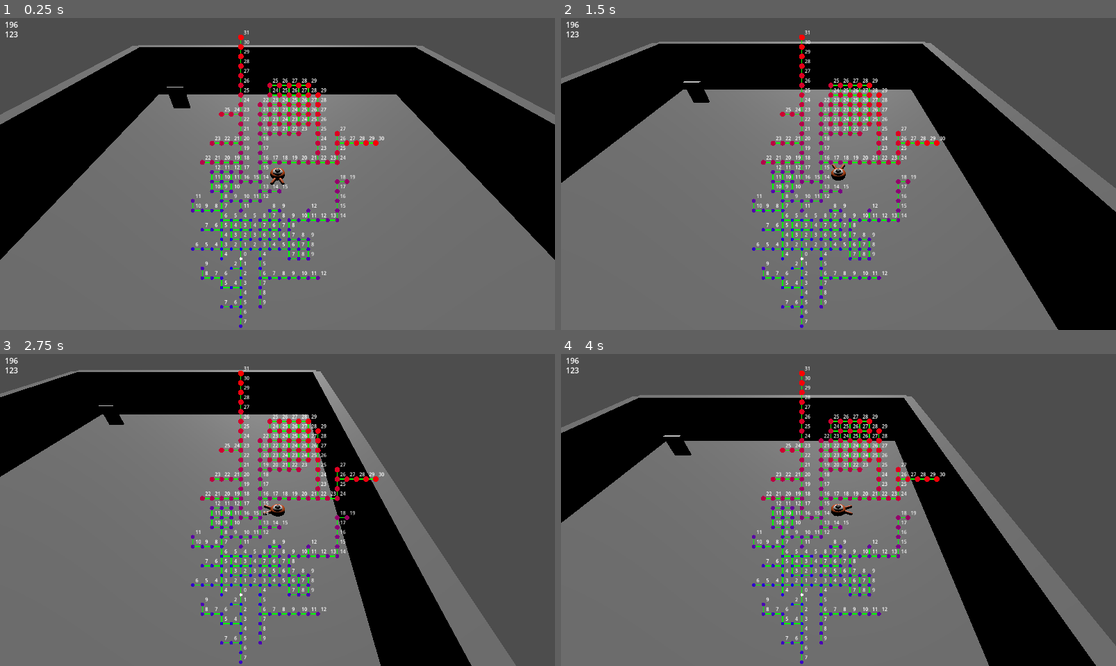
Above: before the commit, frames 1-4 (two rows, left to right).
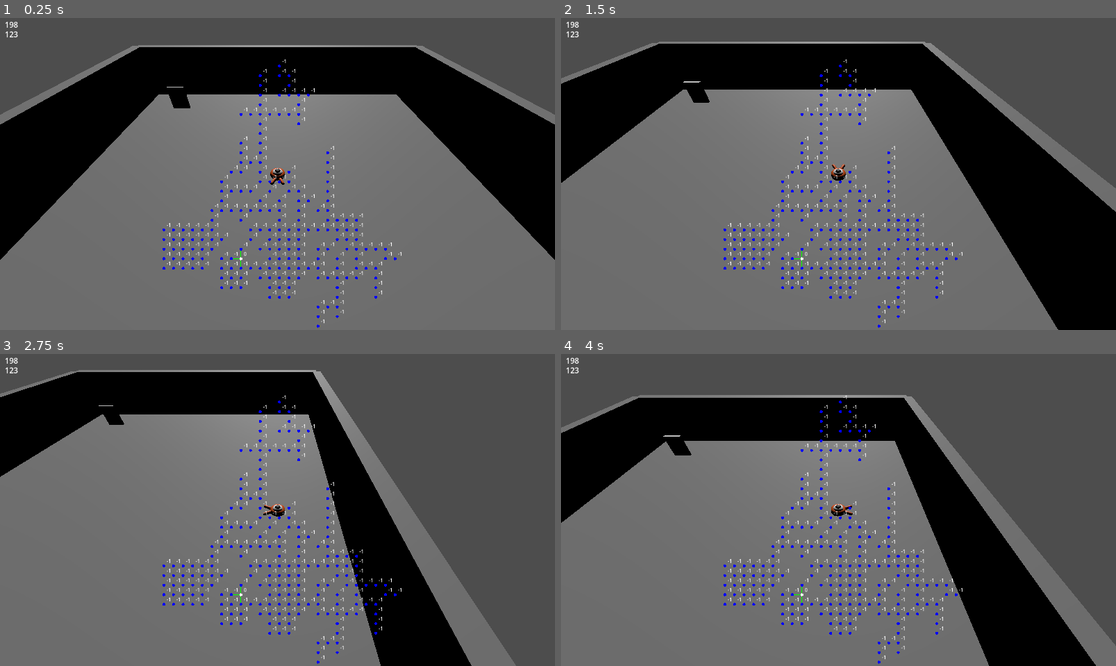
Above: after the commit, the same moments.

Repository: LeFodeurCou/Godot-Lab
Game: Godot game, scene res://World/Static/World000001.tscn
Two runs of this game, one before a commit and one after it. Both use one fixed random seed, a clock stepped at 60 frames per second and the inputs below. This scene is started directly instead of the project's main scene.
Inputs:
- Up to frame 1 (0.25 s): no input
- Up to frame 2 (1.5 s): tap Enter at 0.5 s; hold D (move_right) 0.53-1.28 s; tap Space (jump) at 0.77 s; hold S (move_back) from 1.28 s (still down)
- Up to frame 3 (2.75 s): tap Space (jump) at 1.52 s; release S (move_back) at 2.03 s; hold D (move_right) from 2.03 s (still down)
- Up to frame 4 (4 s): release D (move_right) at 2.78 s; hold W (move_forward) 2.78-3.53 s; tap Space (jump) at 3.02, 3.77 s; hold A (move_left) from 3.53 s (still down)

The runs differ from the first frame. In frame 1, 4.6% of the frame differs, in the area x 2-73%, y 1-100%; in frame 2, 4.6%; in frame 3, 4.6%; in frame 4, 4.6%.
Error after the commit: Invalid access to property or key 'sockets' on a base object of type 'Nil'. (res://Behaviour/ProceduralGeneration/ProceduralGenerator.gd:187)

Commit message:
Mainly all optimizations done, stay the room expansion during the main generation loop :)

Diff:
--- a/Behaviour/ProceduralGeneration/Model/Cell.gd
+++ b/Behaviour/ProceduralGeneration/Model/Cell.gd
@@ -2,19 +2,19 @@
 
 class_name Cell
 
-var position: Vector2i
-var sockets:= {}
+var x: int
+var y: int
+var sockets = [null, null, null, null]
 # TODO add a strong typing variable to define if it's room, corridor, big room etc.
-var direction: Vector2i = Vector2i.ZERO
+var direction: int = -1
 var heat: int = -1
 
-func _init(pos: Vector2i):
-	position = pos
-	for dir in Directions.Cardinal:
-		sockets[dir] = null
+func _init(px: int, py: int):
+	x = px
+	y = py
 
-func connectToCell(cell: Cell, dir: Vector2i) -> void:
+func connectToCell(cell: Cell, dir: int) -> void:
 	assert(cell != self)
 
 	sockets[dir] = cell
-	cell.sockets[Directions.Opposite[dir]] = self
+	cell.sockets[Directions.OPP[dir]] = self
--- a/Behaviour/ProceduralGeneration/Model/ProceduralGeneratorConfig.gd
+++ b/Behaviour/ProceduralGeneration/Model/ProceduralGeneratorConfig.gd
@@ -10,6 +10,7 @@
 var isStrictMaze = true
 var frontierDecay = 0.1
 var directionMomentum = 0.7
+var corridorCoefficient = 0.6
 
 # Second phase variables
 
--- a/Behaviour/ProceduralGeneration/ProceduralGenerator.gd
+++ b/Behaviour/ProceduralGeneration/ProceduralGenerator.gd
@@ -5,28 +5,38 @@
 var deadEndPruneCoefficient = 0.05 # TODO Need to make a pruneDeadEnd engine if a cell neighbors = 1
 
 var grid: Array
+var gridWidth : int
 var cells: Array = []
 var frontier: Array = []
 var config: ProceduralGeneratorConfig
 var rng: RandomGenerator
+#var roomCounts = {}
 
 func _init(inputConfig: ProceduralGeneratorConfig):
 	config = inputConfig
 	rng = config.seedHandler.dungeonRng.call(config.id)
 
 func create() -> Array:
-	grid = createGrid(config.cellNumber)
-	var startCell = Cell.new(Vector2i(config.cellNumber, config.cellNumber))
+	cells.clear()
+	frontier.clear()
+	#roomCounts.clear()
 
+	#for size in config.roomCoefficient.keys():
+		#roomCounts[size] = 0
+
+	gridWidth = config.cellNumber * 2 + 1
+	grid = createGrid()
+	var startCell = Cell.new(config.cellNumber, config.cellNumber)
+
+
+	grid[config.cellNumber + config.cellNumber * gridWidth] = cells.size()
 	cells.append(startCell)
 	frontier.append(startCell)
-	grid[config.cellNumber][config.cellNumber] = startCell
 
 	var base
-	var corridorCoefficient = 0.6
 
 	while cells.size() < config.cellNumber:
-		if rng.randf() < corridorCoefficient:
+		if rng.randf() < config.corridorCoefficient:
 			base = frontier.back()
 		else:
 			base = rng.pickRandom(frontier)
@@ -37,75 +47,82 @@
 	recomputeHeat(startCell)
 	return cells;
 
-func createGrid(size: int) -> Array:
+func createGrid() -> Array:
 	grid = []
-
-	for x in range(size * 2 + 1):
-		grid.append([])
-		for y in range(size * 2 + 1):
-			grid[x].append(null)
-
+	grid.resize(gridWidth * gridWidth)
 	return grid
 
 func placeNeighborCell(currentCell: Cell) -> void:
-	var directions = Directions.Cardinal.duplicate()
-	rng.shuffle(directions)
-	if currentCell.direction != Vector2i.ZERO && rng.randf() < config.directionMomentum:
-		directions.erase(currentCell.direction)
-		directions.push_front(currentCell.direction)
-	for dir in directions:
-		var newPos = currentCell.position + dir
-		if grid[newPos.x][newPos.y] == null and (not config.isStrictMaze or countNeighbors(newPos) <=1):
+	var shuffledDirections = rng.shuffle([
+		Directions.DIR_UP,
+		Directions.DIR_RIGHT,
+		Directions.DIR_DOWN,
+		Directions.DIR_LEFT
+	])
+	if currentCell.direction != -1 && rng.randf() < config.directionMomentum:
+		shuffledDirections.erase(currentCell.direction)
+		shuffledDirections.push_front(currentCell.direction)
+	for dir in shuffledDirections:
+		var px = currentCell.x + Directions.DIR_X[dir]
+		var py = currentCell.y + Directions.DIR_Y[dir]
+		var gridI = px + py * gridWidth
+		if grid[gridI] == null and (not config.isStrictMaze or countNeighbors(px, py) <=1):
 			frontierDecayRandomizer()
-			var newCell = Cell.new(newPos)
+			var newCell = Cell.new(px, py)
 			newCell.direction = dir
+			grid[gridI] = cells.size()
 			cells.append(newCell)
 			frontier.append(newCell)
-			grid[newPos.x][newPos.y] = newCell
 			currentCell.connectToCell(newCell, dir)
 			return
 	frontier.erase(currentCell)
 
-func countNeighbors(pos: Vector2i) -> int:
-
+func countNeighbors(x: int, y: int) -> int:
 	var count = 0
-	for d in Directions.Cardinal:
-		var p = pos + d
-		if grid[p.x][p.y] != null:
+	for dir in 4:
+		var px = x + Directions.DIR_X[dir]
+		var py = y + Directions.DIR_Y[dir]
+		if grid[px + py * gridWidth] != null:
 			count += 1
 	return count
 
 func frontierDecayRandomizer() -> void:
-	if frontier.size() > 1 and rng.randf() < config.frontierDecay:
-		frontier.erase(rng.pickRandom(frontier))
+	var frontierSize = frontier.size()
+	if frontierSize > 1 and rng.randf() < config.frontierDecay:
+		var i = rng.randi(0, frontierSize - 1)
+		var last = frontierSize - 1
+		frontier[i] = frontier[last]
+		frontier.pop_back()
 
 func socketRandomConnecter() -> void:
 	if 0 >= config.loopChance:
 		return;
 	for i in range(cells.size()):
 		var cell = cells[i]
-		for dir in Directions.Cardinal:
+		for dir in 4:
 			# Avoid double check
-			if !config.canLoopDoubleCheck and (dir == Vector2i.LEFT or dir == Vector2i.UP):
+			if !config.canLoopDoubleCheck and (dir == Directions.DIR_LEFT or dir == Directions.DIR_RIGHT):
 				continue
 			if cell.sockets[dir]:
 				continue
 			if rng.randf() >= config.loopChance:
 				continue
-			var p = cell.position + dir
-			var neighbor = grid[p.x][p.y]
-			if null != neighbor:
-				cell.connectToCell(neighbor, dir)
+			var px = cell.x + Directions.DIR_X[dir]
+			var py = cell.y + Directions.DIR_Y[dir]
+			var neighborIndex = grid[px + py * gridWidth]
+			if null != neighborIndex:
+				cell.connectToCell(cells[neighborIndex], dir)
 
 func canPlaceRoom(center: Cell, size: int) -> bool:
 	var half = int(size / 2.0)
 	var neighborCount = 0
 	for x in range(-half, half + 1):
 		for y in range(-half, half + 1):
-			var p = center.position + Vector2i(x, y)
-			if 0 > p.x or p.x >= grid.size() or 0 > p.y or p.y >= grid.size():
+			var px = center.x + x
+			var py = center.y + y
+			if 0 > px or px >= gridWidth or 0 > py or py >= gridWidth:
 				return false
-			if grid[p.x][p.y] != null:
+			if grid[px + py * gridWidth] != null:
 				neighborCount += 1
 				if size < neighborCount:
 					return false
@@ -115,25 +132,27 @@
 	var half = int(size / 2.0)
 	for x in range(-half, half + 1):
 		for y in range(-half, half + 1):
-			var nx = center.position.x + x
-			var ny = center.position.y + y
+			var nx = center.x + x
+			var ny = center.y + y
 			var cell
-			if (grid[nx][ny]):
-				cell = grid[nx][ny]
+			var gridI = nx + ny * gridWidth
+			if (grid[gridI]):
+				cell = cells[grid[gridI]]
 			else:
-				cell = Cell.new(Vector2i(nx, ny))
+				cell = Cell.new(nx, ny)
+				grid[gridI] = cells.size()
 				cells.append(cell)
-				grid[nx][ny] = cell
-			for dir in Directions.Cardinal:
-				var p = cell.position + dir
-				var neighbor = grid[p.x][p.y]
-				if neighbor != null && insideRoom(center, neighbor.position, half):
-					cell.connectToCell(neighbor, dir)
+			for dir in 4:
+				var px = cell.x + Directions.DIR_X[dir]
+				var py = cell.y + Directions.DIR_Y[dir]
+				var neighborIndex = grid[px + py * gridWidth]
+				if neighborIndex != null && insideRoom(center, px, py, half):
+					cell.connectToCell(cells[neighborIndex], dir)
 
-func insideRoom(center, pos, half):
+func insideRoom(center, x, y, half):
 	return (
-		abs(pos.x - center.position.x) <= half
-		and abs(pos.y - center.position.y) <= half
+		abs(x - center.x) <= half
+		and abs(y - center.y) <= half
 	)
 
 func expandRooms():
@@ -148,21 +167,24 @@
 			order.append(i)
 		rng.shuffle(order)
 
-		#var baseCells = rng.shuffle(cells) # TODO make a bias by heat here may be ? OR in the config
 		for idx in order:
 			var cell = cells[idx]
-			if created >= maxRooms:
+			if created >= maxRooms: # TODO make a bias by heat here may be ? OR in the config
 				break
 			if canPlaceRoom(cell, size):
 				carveRoom(cell, size)
 				created += 1
 
 func recomputeHeat(start: Cell):
-	var queue = [start]
 	start.heat = 0
-	while queue.size() > 0:
-		var current = queue.pop_front()
-		for neighbor in current.sockets.values():
+	var queue = []
+	queue.resize(cells.size())
+	var qi = 0
+	queue.append(start)
+	while qi < queue.size():
+		var current = queue[qi]
+		qi += 1
+		for neighbor in current.sockets:
 			if neighbor == null:
 				continue
 			if neighbor.heat != -1:
--- a/Environment/Global/Direction.gd
+++ b/Environment/Global/Direction.gd
@@ -2,16 +2,12 @@
 
 class_name Directions
 
-const NORTH = Vector2i.UP
-const SOUTH = Vector2i.DOWN
-const EAST  = Vector2i.RIGHT
-const WEST  = Vector2i.LEFT
+const DIR_UP = 0
+const DIR_RIGHT = 1
+const DIR_DOWN = 2
+const DIR_LEFT = 3
 
-const Cardinal = [NORTH, SOUTH, EAST, WEST]
+const DIR_X = [0, 1, 0, -1]
+const DIR_Y = [-1, 0, 1, 0]
 
-const Opposite = {
-	NORTH: SOUTH,
-	SOUTH: NORTH,
-	EAST: WEST,
-	WEST: EAST
-}
+const OPP = [2, 3, 0, 1]
--- a/World/Static/testScript.gd
+++ b/World/Static/testScript.gd
@@ -8,6 +8,8 @@
 var offset
 
 func _ready():
+	max_heat = 0
+	cells.clear()
 
 	var seedHandler = SeedHandler.new(originSeed)
 	var config = ProceduralGeneratorConfig.new(seedHandler)
@@ -29,20 +31,20 @@
 
 	for cell in cells:
 
-		var p = offset + Vector2(cell.position) * cell_scale
+		var p = offset + Vector2(cell.x, cell.y) * cell_scale
 
-		for dir in cell.sockets.keys():
-
-			var neighbor = cell.sockets[dir]
+		for neighbor in cell.sockets:
 
 			if neighbor != null and neighbor.heat > cell.heat:
 
-				var p2 = offset + Vector2(neighbor.position) * cell_scale
+				var p2 = offset + Vector2(neighbor.x, neighbor.y) * cell_scale
 				draw_line(p, p2, Color.GREEN, 2)
 
 	for cell in cells:
-		var p = offset + Vector2(cell.position) * cell_scale
-		var t = float(cell.heat) / max_heat # heat ratio
+		var p = offset + Vector2(cell.x, cell.y) * cell_scale
+		var t = 0.0
+		if max_heat > 0:
+			t = float(cell.heat) / max_heat # heat ratio
 		var r = lerp(3.0, 6.0, t) # Cell size depending on the heat
 		if cell.heat == 0:
 			draw_circle(p, r, Color.WHITE) # Start point
@@ -50,7 +52,7 @@
 			var color = Color(t, 0, 1.0 - t) # blue to red from heat = 0 to max heat
 			draw_circle(p, r, color)
 	for cell in cells:
-		var p = offset + Vector2(cell.position) * cell_scale
+		var p = offset + Vector2(cell.x, cell.y) * cell_scale
 		draw_string(
 			ThemeDB.fallback_font,
 			p + Vector2(6,-6),
